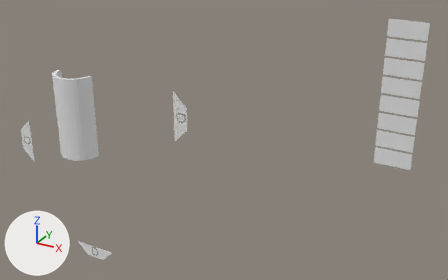
Before and after pictures for a commit that changed the COLLADA model map_models/maviler/meshes/mavi.dae.
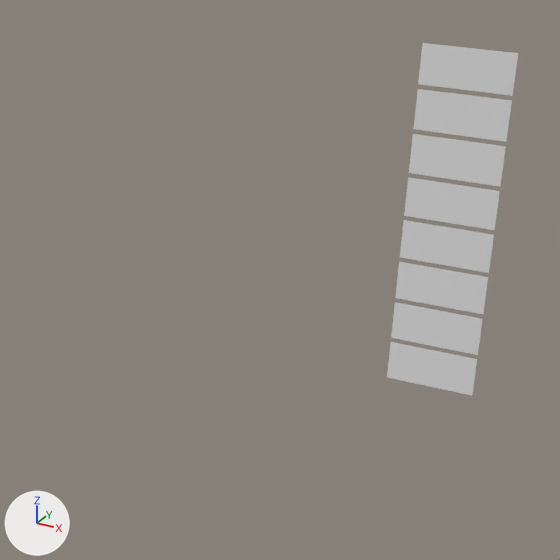
Each version appears first whole from a camera (50 mm lens) standing at (189.0, -246.8, 118.5) and looking at (47.8, 10.1, -9.9), and next in a close-up on the part from 46% to 100% of the width and 0% to 86% of the height. The axes (+X, +Y, +Z) are drawn at lower left. The lights are the same throughout. The last two pictures show the newer version. Vertices at exactly the same position are counted once.

Objects in the first close-up: 'node'.
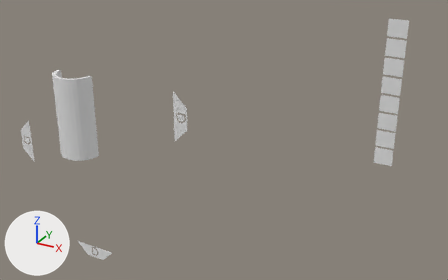
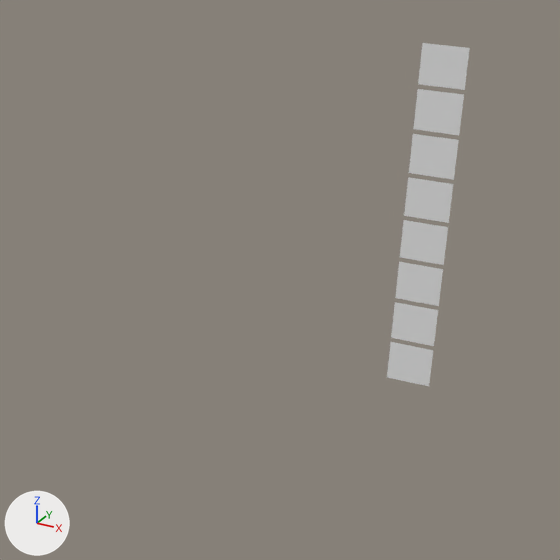
The newer file is also rescaled (x2.5) as a whole; pictures and numbers use the older file's frame.

Changed parts and their boxes [x1, y1, x2, y2] in the close-ups (560 x 560 px):
'node', reshaped: before [387, 43, 518, 396]; after [387, 43, 470, 386]
part 1 of me_shape0, deleted: before [429, 48, 518, 396]

The change, as a diff of the scene's bpy script:
```diff
--- a/map_models/maviler/meshes/mavi.dae.py
+++ b/map_models/maviler/meshes/mavi.dae.py
@@ me_shape0 @@
 # used by ob_node; location = (0.0, 0.0, 0.0)
-me_shape0.from_pydata(...)  # 331 vertices, 376 faces; spans x -88.0..144.0, y -12.0..0.0, z -104.0..64.0
+me_shape0.from_pydata(...)  # 314 vertices, 358 faces; spans x -88.0..136.0, y -12.0..0.0, z -104.0..64.0
+# me_shape0 part 1
+# 17 vertices are removed from x 144.0, y 0.0, z 0.0..64.0
+# 18 faces are deleted
 me_shape0.materials.append(mat_material0)
```
